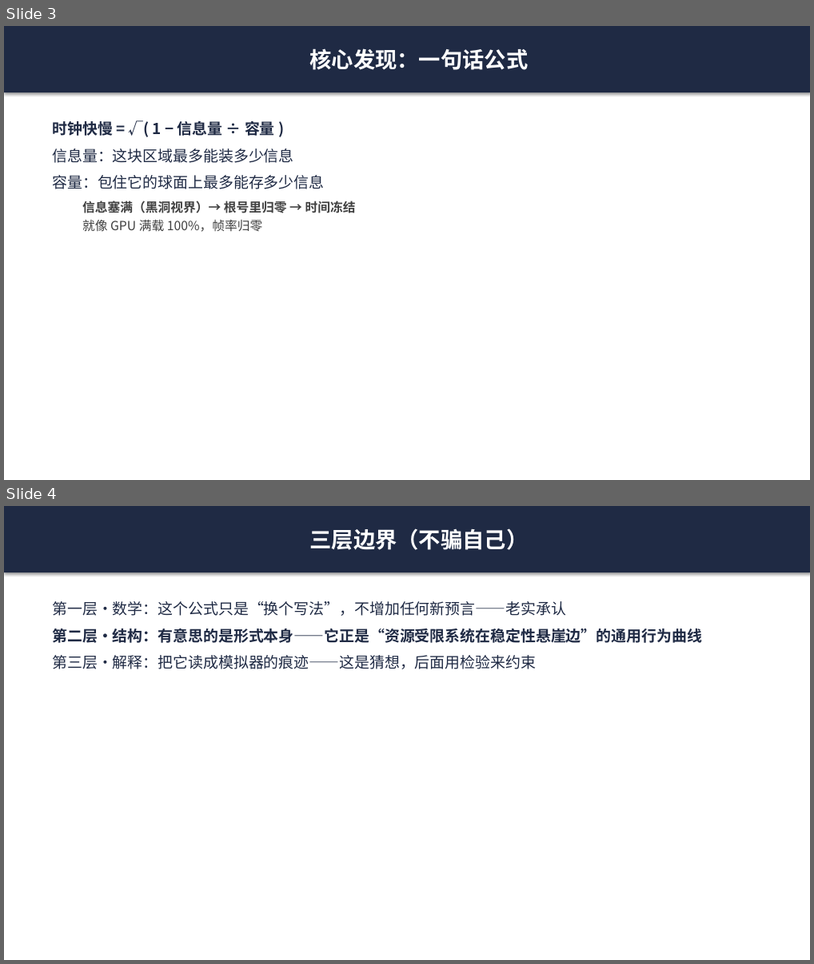
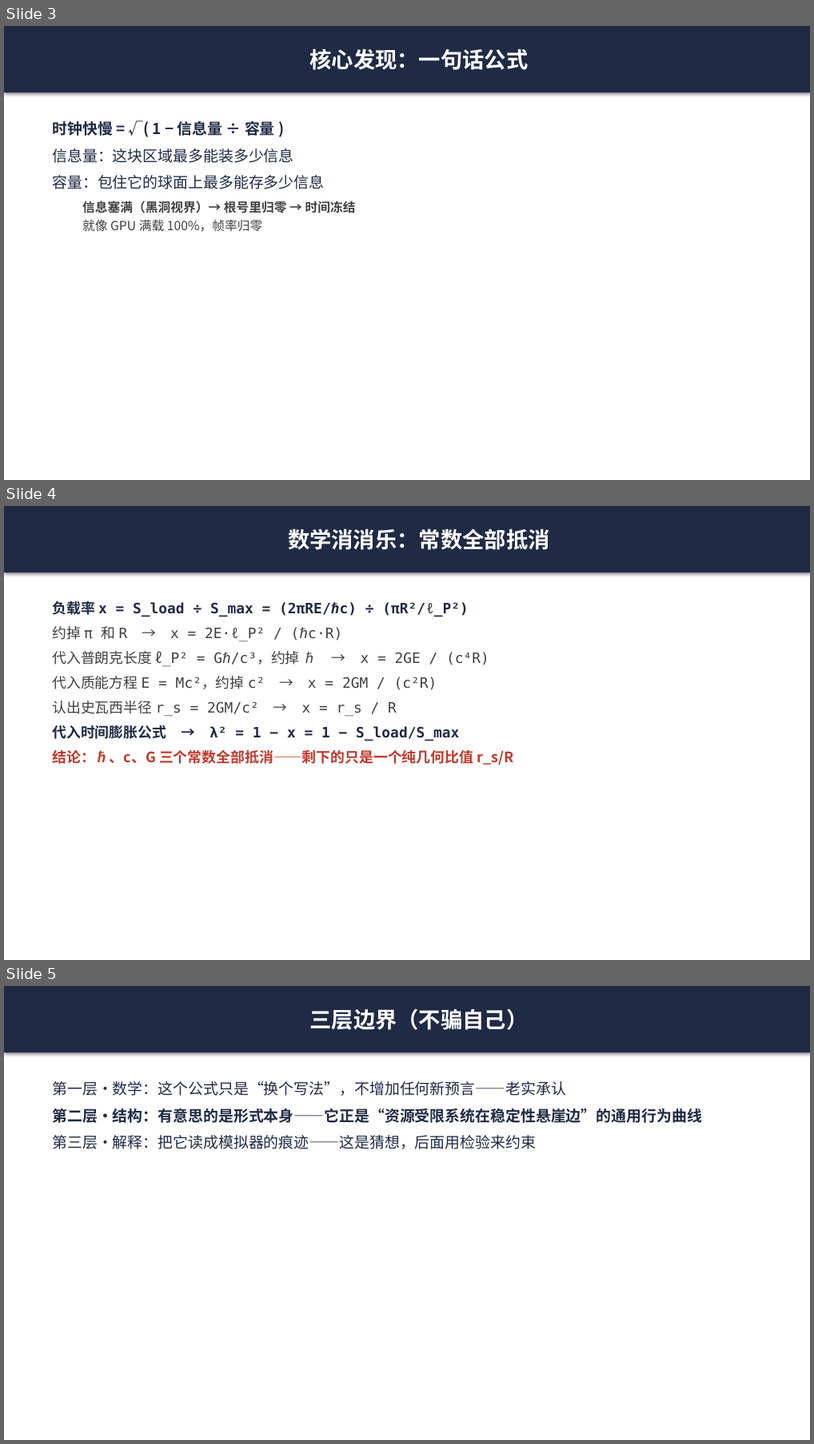
Before and after one commit to purelover/load-capacity-time-dilation, a slide deck: plain-language-slides.pptx. Shown one above the other, each under a label of ours: slides 3 and 4 before the commit, slides 3, 4 and 5 after it. The pictures are 814x964 and 814x1444 pixels, drawn with LibreOffice and Linux fonts; fonts in the diff are those of the drawing. Boxes give left, top, right and bottom in pixels: in the first picture for what was removed or moved away, otherwise in the second. Text is boxed around its words. In the diff, an @@ line names an element or a change of style, - is before the commit and + after.

```diff
--- a/plain-language-slides.pptx
+++ b/plain-language-slides.pptx
@@ slide 4 added at (x1=4, y1=506, x2=810, y2=960), background #FFFFFF @@
@@ rectangle added at (x1=4, y1=506, x2=810, y2=572), fill #1F2A44, 26 pt, text #FFFFFF, bold @@
+数学消消乐：常数全部抵消
@@ text added at (x1=52, y1=601, x2=514, y2=765), 17 pt, text #404040 @@
+负载率 x = S_load ÷ S_max = (2πRE/ℏc) ÷ (πR²/ℓ_P²)
+约掉 π 和 R → x = 2E·ℓ_P² / (ℏc·R)
+代入普朗克长度 ℓ_P² = Gℏ/c³，约掉 ℏ → x = 2GE / (c⁴R)
+代入质能方程 E = Mc²，约掉 c² → x = 2GM / (c²R)
+认出史瓦西半径 r_s = 2GM/c² → x = r_s / R
+代入时间膨胀公式 → λ² = 1 − x = 1 − S_load/S_max
+结论：ℏ、c、G 三个常数全部抵消——剩下的只是一个纯几何比值 r_s/R
@@ what was slide 4 is now slide 5 @@
```
Also in this commit, not shown: 3 other files.
